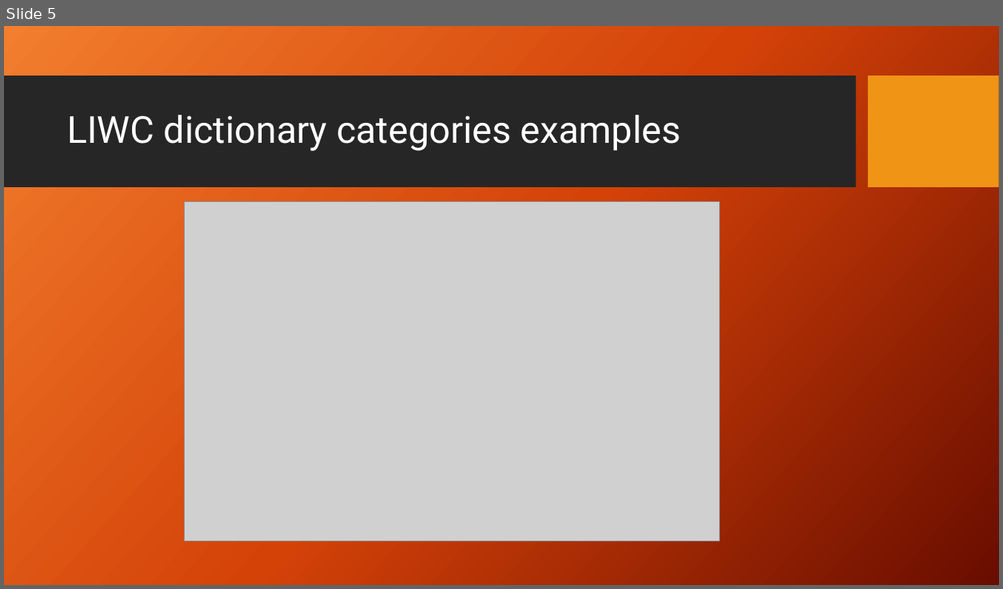
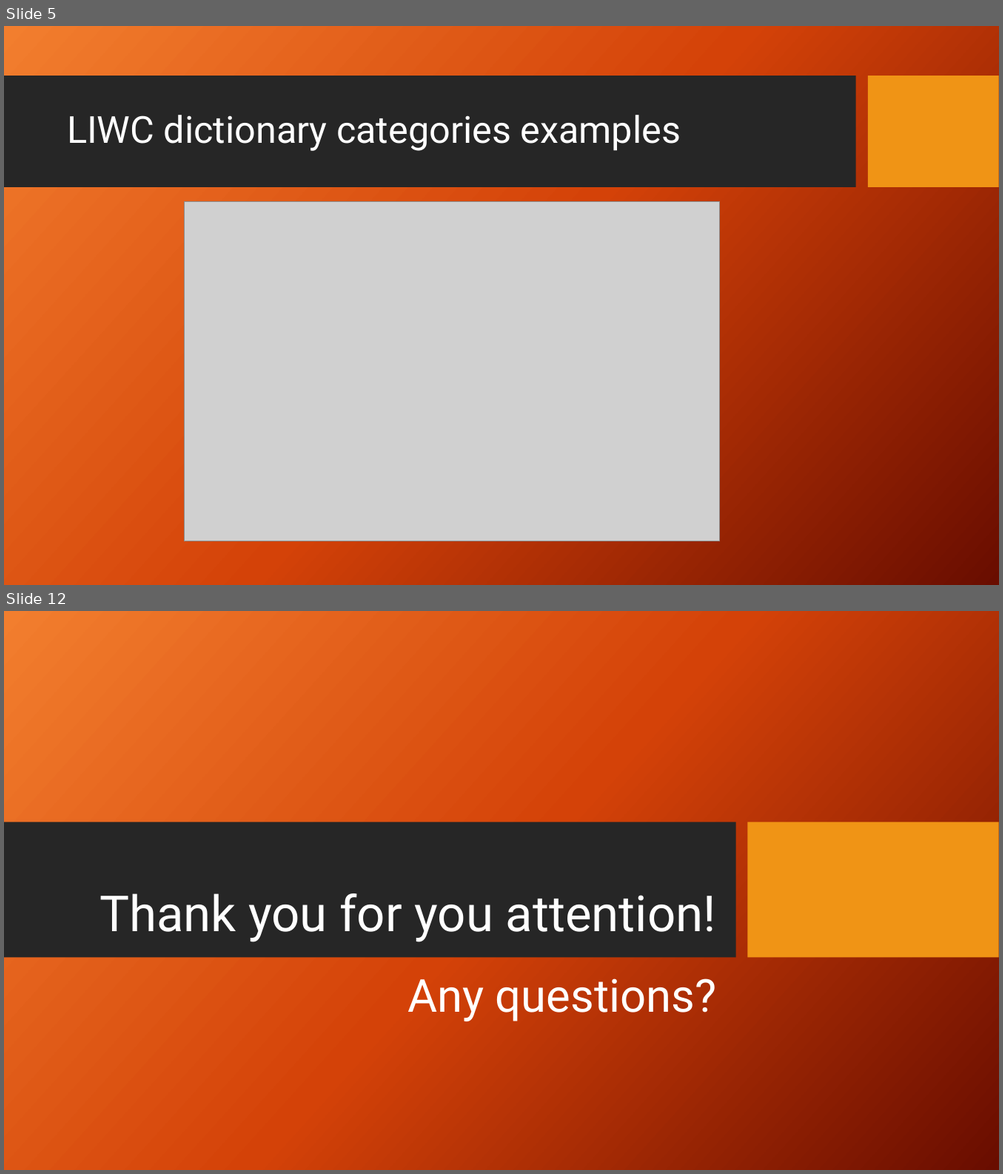
Before and after one commit to Dinica-Mircea/Depression-signs-detection, a slide deck: Documents/TRSI/presentation/Cross-Linguistic Analysis for Depression Detection.pptx. Shown one above the other, each under a label of ours: slide 5 before the commit, slides 5 and 12 after it; the slides between them are not shown. The pictures are 1003x589 and 1003x1174 pixels, drawn with LibreOffice and Linux fonts; fonts in the diff are those of the drawing; grey boxes stand for pictures; background and template pictures are left out. Boxes give left, top, right and bottom in pixels: in the first picture for what was removed or moved away, otherwise in the second. Text is boxed around its words. In the diff, an @@ line names an element or a change of style, - is before the commit and + after.

```diff
--- a/Documents/TRSI/presentation/Cross-Linguistic Analysis for Depression Detection.pptx
+++ b/Documents/TRSI/presentation/Cross-Linguistic Analysis for Depression Detection.pptx
@@ slide 12 added at (x1=4, y1=611, x2=999, y2=1170), background picture (left out) @@
@@ rectangle added at (x1=4, y1=822, x2=736, y2=958), fill #262626 @@
@@ rectangle added at (x1=747, y1=822, x2=999, y2=958), fill #F09415 @@
@@ title added at (x1=99, y1=894, x2=716, y2=943), 48 pt, text #FFFFFF @@
+Thank you for you attention!
@@ subtitle added at (x1=407, y1=979, x2=716, y2=1022), 44 pt, text #FFFFFF @@
+Any questions?
```
Also in this commit, not shown: 2 slides changed, 6 other slides added, 1 slide removed.
